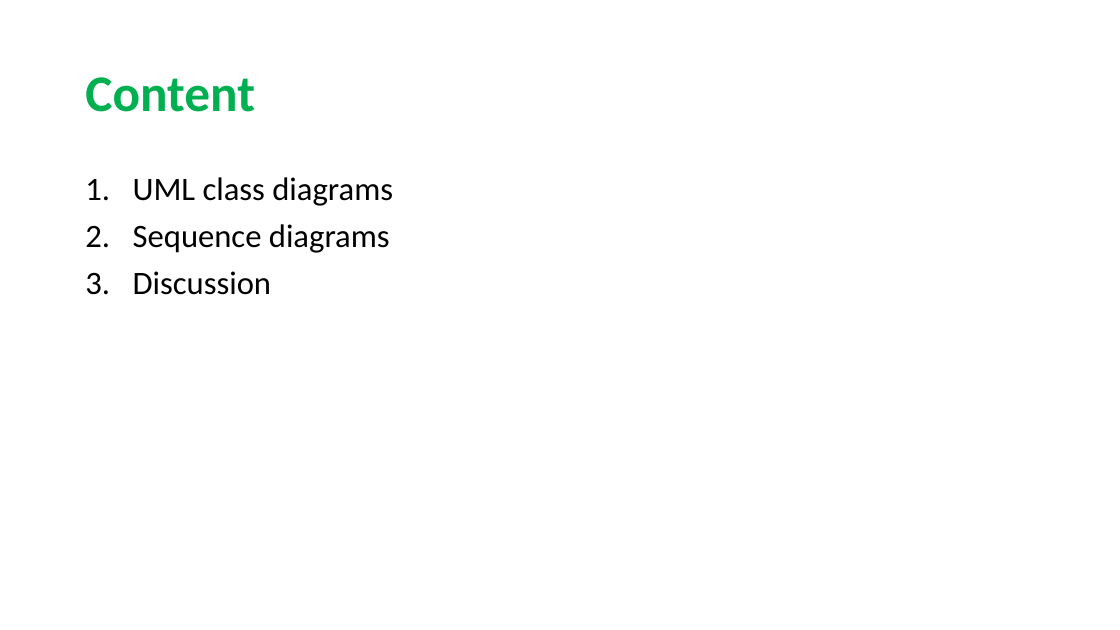
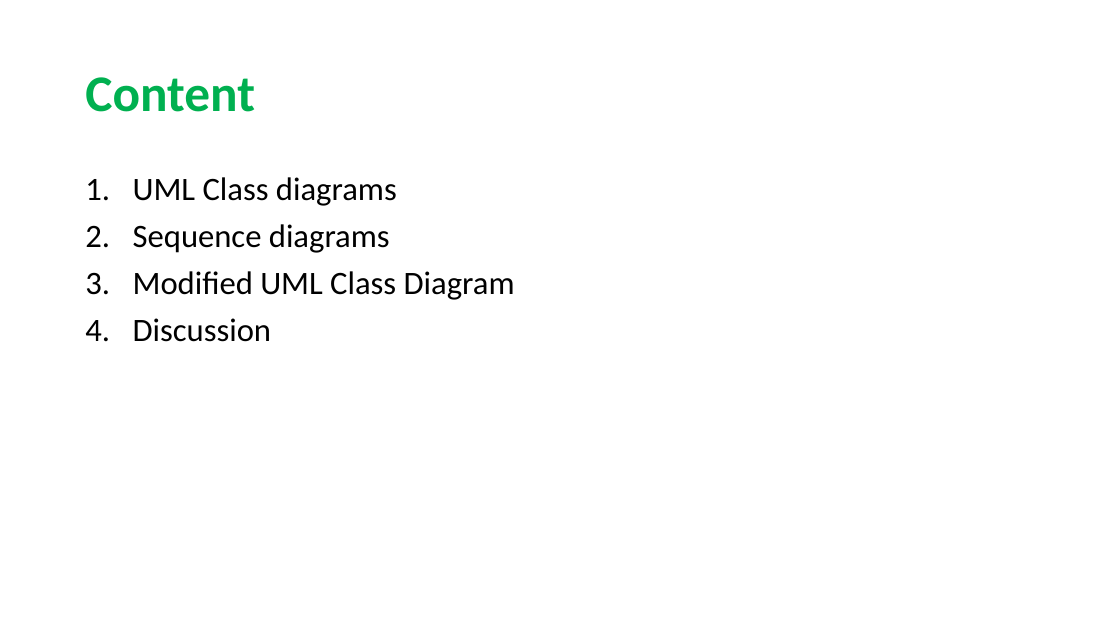
Before and after one commit to sarahmele/ch.bfh.btx8081.w2015.green, a slide deck: slide 2 of doc/task07/unterlagen_task7/Task7.pptx. Drawn at 1120x630 pixels with LibreOffice and Linux fonts; fonts in the diff are those of the drawing. Boxes give left, top, right and bottom in pixels: in the first picture for what was removed or moved away, otherwise in the second. Text is boxed around its words. In the diff, an @@ line names an element or a change of style, - is before the commit and + after.

```diff
--- a/doc/task07/unterlagen_task7/Task7.pptx
+++ b/doc/task07/unterlagen_task7/Task7.pptx
@@ text at box(133, 177, 397, 206): text changed @@
-1. UML class diagrams
+1. UML Class diagrams
@@ text at box(133, 271, 515, 300): paragraph added @@
+3. Modified UML Class Diagram
```
Also in this commit, not shown: 6 other slides changed, 2 slides added, 1 slide removed, 4 other files.
